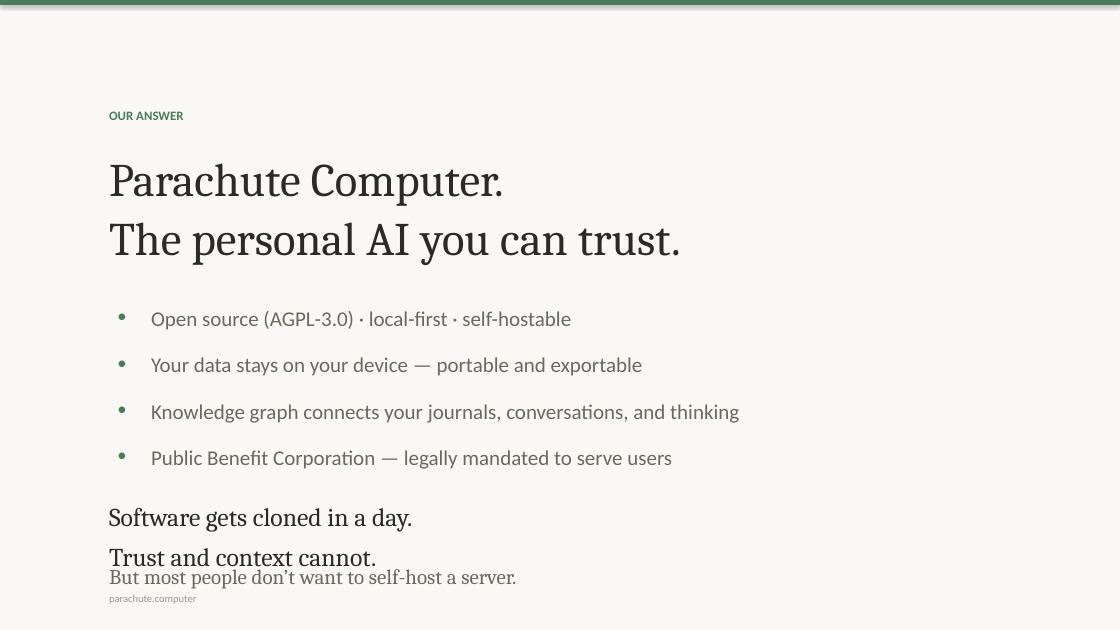
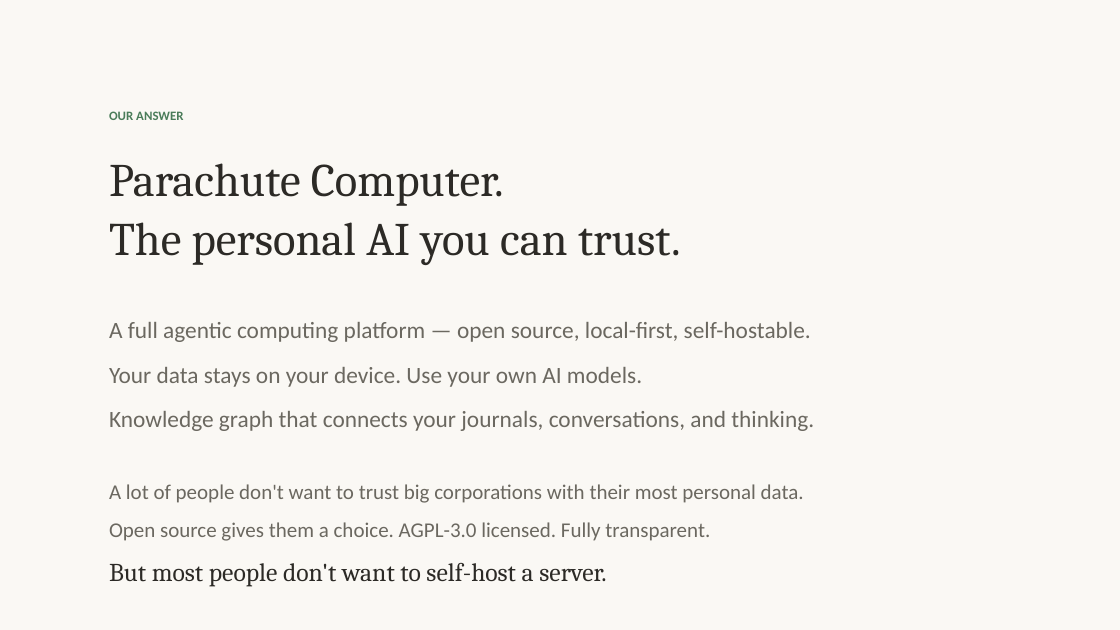
Before and after one commit to OpenParachutePBC/parachute-computer, a slide deck: slide 3 of nvc-pitch-deck.pptx. Drawn at 1120x630 pixels with LibreOffice and Linux fonts; fonts in the diff are those of the drawing. Boxes give left, top, right and bottom in pixels: in the first picture for what was removed or moved away, otherwise in the second. Text is boxed around its words. In the diff, an @@ line names an element or a change of style, - is before the commit and + after.

```diff
--- a/nvc-pitch-deck.pptx
+++ b/nvc-pitch-deck.pptx
@@ rectangle removed at (0, 0, 1120, 5) @@
@@ text removed at (109, 296, 134, 325) @@
-•
@@ text at (109, 322, 814, 431): text changed; size 18 to 20 pt @@
-Your data stays on your device — portable and exportable
+A full agentic computing platform — open source, local-first, self-hostable.
+Your data stays on your device. Use your own AI models.
+Knowledge graph that connects your journals, conversations, and thinking.
@@ text removed at (151, 311, 571, 330) @@
-Open source (AGPL-3.0) · local-first · self-hostable
@@ text removed at (109, 342, 134, 371) @@
-•
@@ text removed at (109, 388, 134, 418) @@
-•
@@ text removed at (151, 404, 739, 423) @@
-Knowledge graph connects your journals, conversations, and thinking
@@ text removed at (109, 434, 134, 464) @@
-•
@@ text removed at (151, 450, 672, 469) @@
-Public Benefit Corporation — legally mandated to serve users
@@ text removed at (109, 508, 412, 571) @@
-Software gets cloned in a day.
-Trust and context cannot.
@@ text added at (109, 484, 804, 541), 18 pt, text #6B6860 @@
+A lot of people don't want to trust big corporations with their most personal data.
+Open source gives them a choice. AGPL-3.0 licensed. Fully transparent.
@@ text at (109, 563, 606, 587): text changed; size 18 to 22 pt; text colour #6B6860 to #2C2A26 @@
-But most people don’t want to self-host a server.
+But most people don't want to self-host a server.
@@ text removed at (109, 595, 196, 604) @@
-parachute.computer
```
Also in this commit, not shown: 7 other slides changed, 3 slides added, 1 slide removed, 2 other files.
